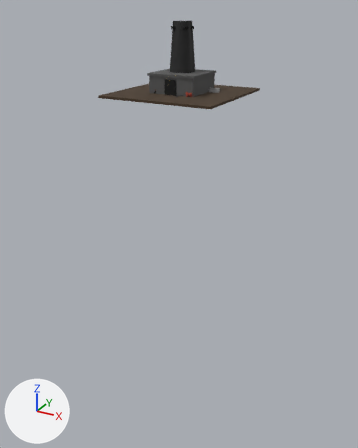
The glTF model public/models/buildings/iron_smelter.glb as it was, and as the next commit left it.
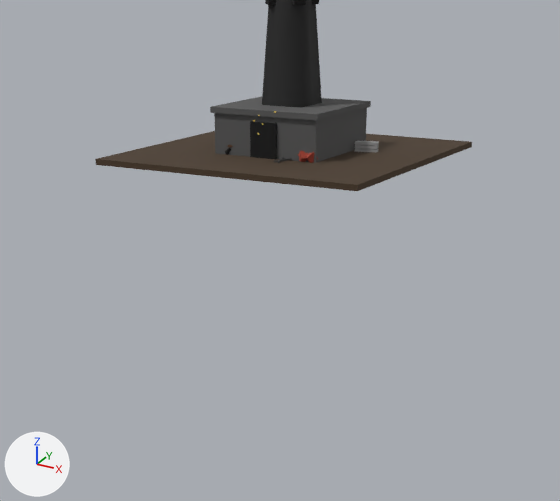
The first picture shows the older version from a camera (50 mm lens) standing at (20.3, -37.5, 6.6) and looking at (-1.1, 1.3, -12.9). The close-ups show the older and then the newer version on the part from 16% to 83% of the width and 6% to 54% of the height of that picture. Only the edits that show in the close-ups are written down. The axes (+X, +Y, +Z) are drawn at lower left. The lights are the same throughout. Where no turn or scale is listed for an object, it has been applied to the vertices.

Script lines for the objects in view, before the commit:
```python
ob_buildingbase = bpy.data.objects.new('BuildingBase', me_mesh_1)
ob_buildingbase.location = (0.0, 0.0, 0.75)
ob_ground = bpy.data.objects.new('Ground', me_mesh_0)
ob_ground.location = (0.0, 0.0, -0.1)
ob_ironbar_0 = bpy.data.objects.new('IronBar_0', me_mesh_21)
ob_ironbar_0.location = (2.5, 1.0, 0.05)
ob_ironbar_1 = bpy.data.objects.new('IronBar_1', me_mesh_22)
ob_ironbar_1.location = (2.5, 1.0, 0.17)
ob_ironbar_2 = bpy.data.objects.new('IronBar_2', me_mesh_23)
ob_ironbar_2.location = (2.5, 1.0, 0.29)
ob_ironore_3 = bpy.data.objects.new('IronOre_3', me_mesh_12)
ob_ironore_3.location = (1.54, -1.95, 0.15)
ob_ironore_5 = bpy.data.objects.new('IronOre_5', me_mesh_14)
ob_ironore_5.location = (1.79, -1.94, 0.15)
# also in view: 'Roof' at (0.0, 0.0, 1.5); 'Chimney' at (0.0, 0.0, 3.0); 'FurnaceOpening' at (0.0, -2.0, 0.6)
```
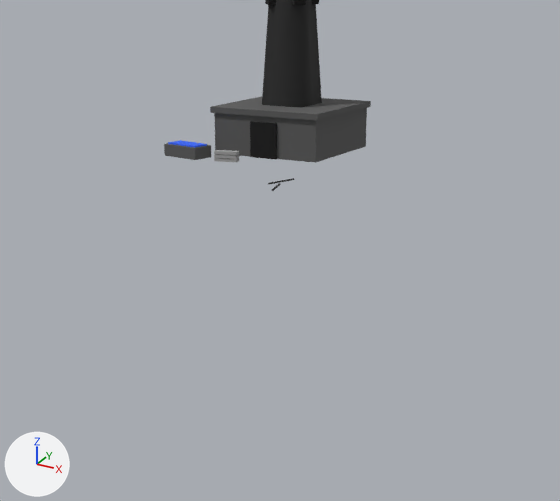
Where the change shows, as pixel boxes [x1, y1, x2, y2] in the close-ups (560 x 501 px):
'Ground', deleted (brown): before [95, 131, 472, 191]
'IronBar_2', moved: before [355, 141, 379, 146]; after [214, 150, 239, 155]
'IronBar_1', moved: before [355, 145, 379, 149]; after [214, 154, 239, 159]
'IronBar_0', moved: before [355, 148, 378, 153]; after [214, 158, 239, 162]
'IronOre_5', deleted: before [305, 152, 318, 163]
'IronOre_3', deleted: before [299, 151, 307, 162]

What changed in the scene script:
```text
Remove ob_ground:
    ob_ground = bpy.data.objects.new('Ground', me_mesh_0)
    ob_ground.location = (0.0, 0.0, -0.1)
Remove ob_ironore_3:
    ob_ironore_3 = bpy.data.objects.new('IronOre_3', me_mesh_12)
    ob_ironore_3.location = (1.54, -1.95, 0.15)
Remove ob_ironore_5:
    ob_ironore_5 = bpy.data.objects.new('IronOre_5', me_mesh_14)
    ob_ironore_5.location = (1.79, -1.94, 0.15)
Change ob_ironbar_0:
    ob_ironbar_0.location: (2.5, 1.0, 0.05) -> (-0.79, -3.21, 0.05)
Change ob_ironbar_1:
    ob_ironbar_1.location: (2.5, 1.0, 0.17) -> (-0.79, -3.21, 0.17)
Change ob_ironbar_2:
    ob_ironbar_2.location: (2.5, 1.0, 0.29) -> (-0.79, -3.21, 0.29)
```
